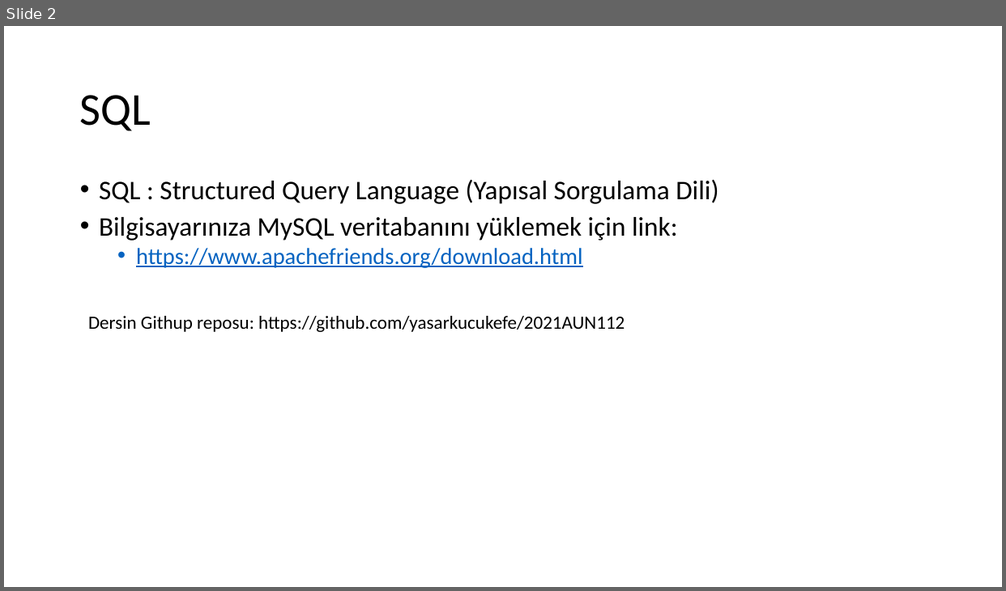
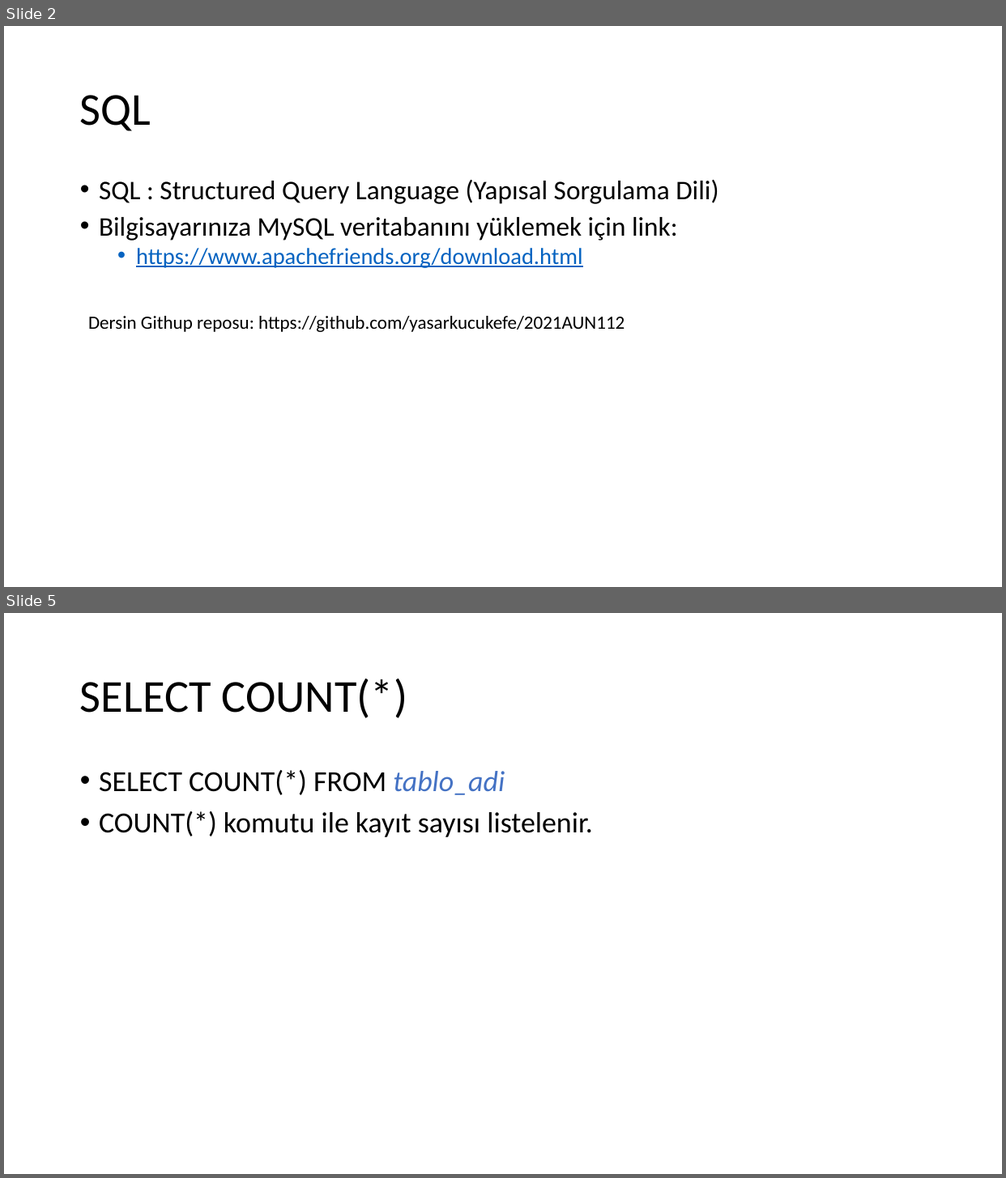
Before and after one commit to yasarkucukefe/AUN_112, a slide deck: 1.hafta/sunum.pptx. Shown one above the other, each under a label of ours: slide 2 before the commit, slides 2 and 5 after it; the slides between them are not shown. The pictures are 1006x591 and 1006x1178 pixels, drawn with LibreOffice and Linux fonts; fonts in the diff are those of the drawing. Boxes give left, top, right and bottom in pixels: in the first picture for what was removed or moved away, otherwise in the second. Text is boxed around its words. In the diff, an @@ line names an element or a change of style, - is before the commit and + after.

```diff
--- a/1.hafta/sunum.pptx
+++ b/1.hafta/sunum.pptx
@@ slide 5 added at [4,613,1002,1174], background #FFFFFF @@
@@ title added at [80,679,407,718], 44 pt, text #000000 @@
+SELECT COUNT(*)
@@ text added at [99,770,593,837], 28 pt, text #000000 @@
+• SELECT COUNT(*) FROM tablo_adi
+• COUNT(*) komutu ile kayıt sayısı listelenir.
```
Also in this commit, not shown: 4 other slides added, 1 other file.
